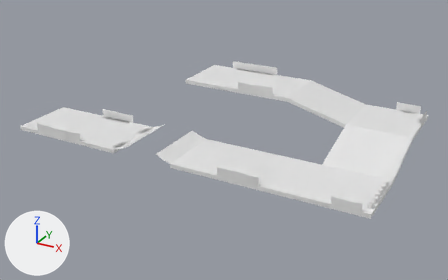
One commit to the FBX model Content/Placeable/RoadModule/D1/SM_RoadModule_D1.fbx: the scene before it, then after it.
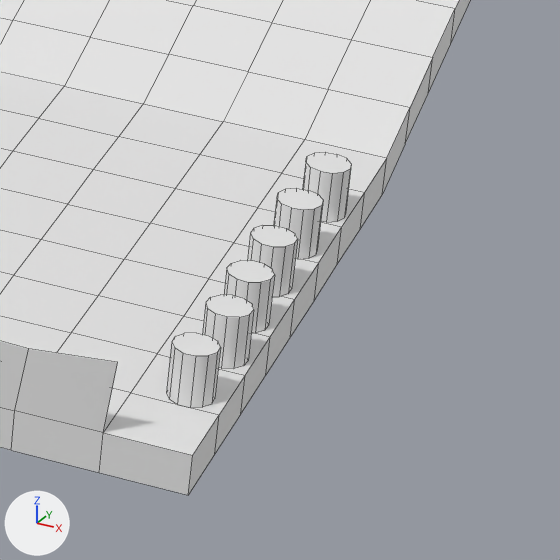
Each version appears first whole from a 50 mm lens placed at (58.59, -56.21, 30.48), pointed at (23.98, 6.72, -0.98), and next in a close-up on the part from 78% to 92% of the width and 58% to 81% of the height. Lighting does not change. The marker at lower left points along +X, +Y and +Z. The close-ups show mesh edges as thin lines. Objects named as collision shapes, trigger or cutter boxes, shadow casters or lower levels of detail are left out. Where no turn or scale is listed for an object, it has been applied to the vertices. Vertices at the same position are counted once.

In view in the first close-up: 'road'.
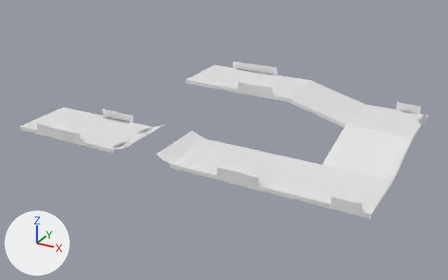
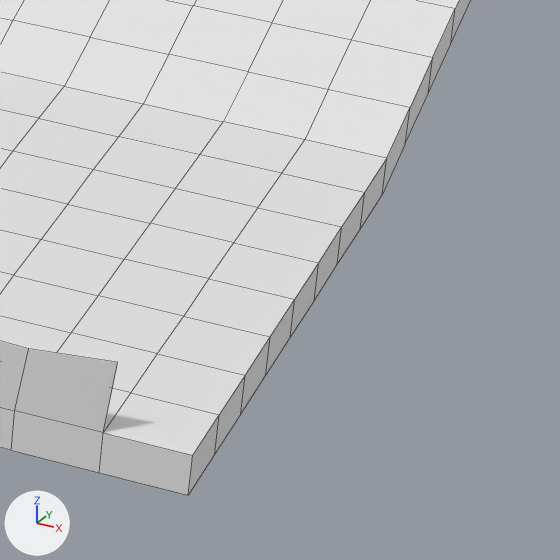
Boxes (x1, y1, x2, y2) around the edits, measured in the close-ups (560 x 560 px):
part 1 of me_transform5_021, deleted: before (166, 152, 351, 408)

The change, as a list of edits to the scene's bpy script:
```text
Change me_transform5_021:
    used by ob_road; location = (0.0, 0.0, 0.0); scale = (0.01, 0.01, 0.01)
    remove me_transform5_021.from_pydata(...)  # 1113 vertices, 942 faces; spans x 0.0..4600.0, y -409.0..1976.0, z -50.0..519.0
    add me_transform5_021.from_pydata(...)  # 969 vertices, 864 faces; spans x 0.0..4600.0, y -409.0..1976.0, z -50.0..519.0
    me_transform5_021 part 1: 6 loose pieces with 144 vertices, spanning x 4534.0..4596.0, y -300.0..253.0, z 0.0..65.0, are deleted
```
